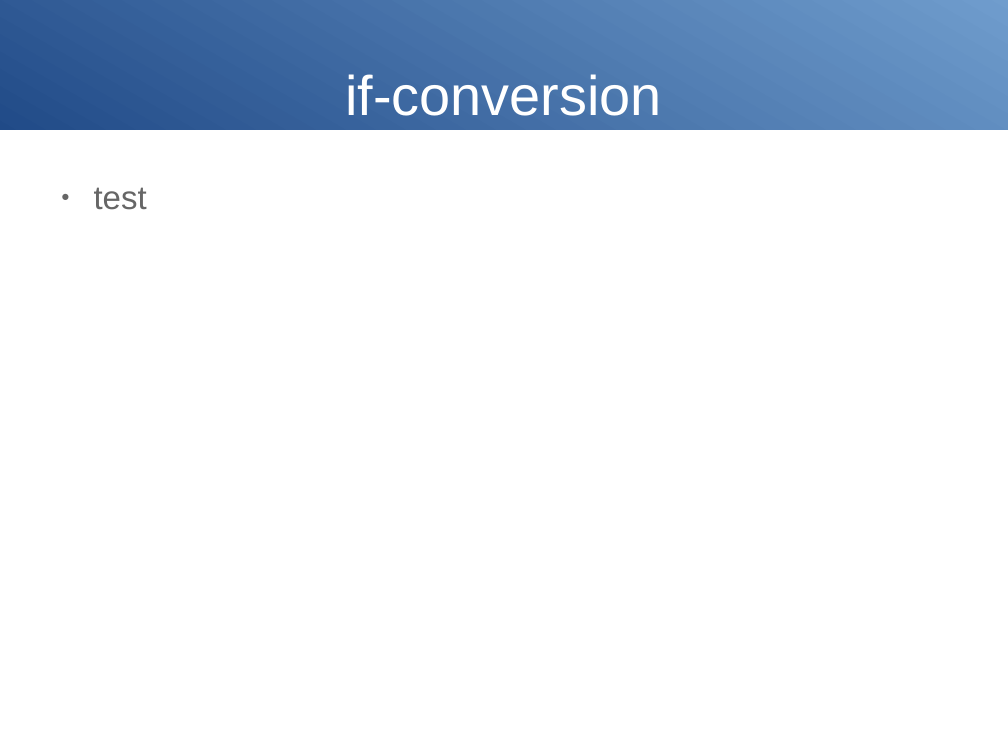
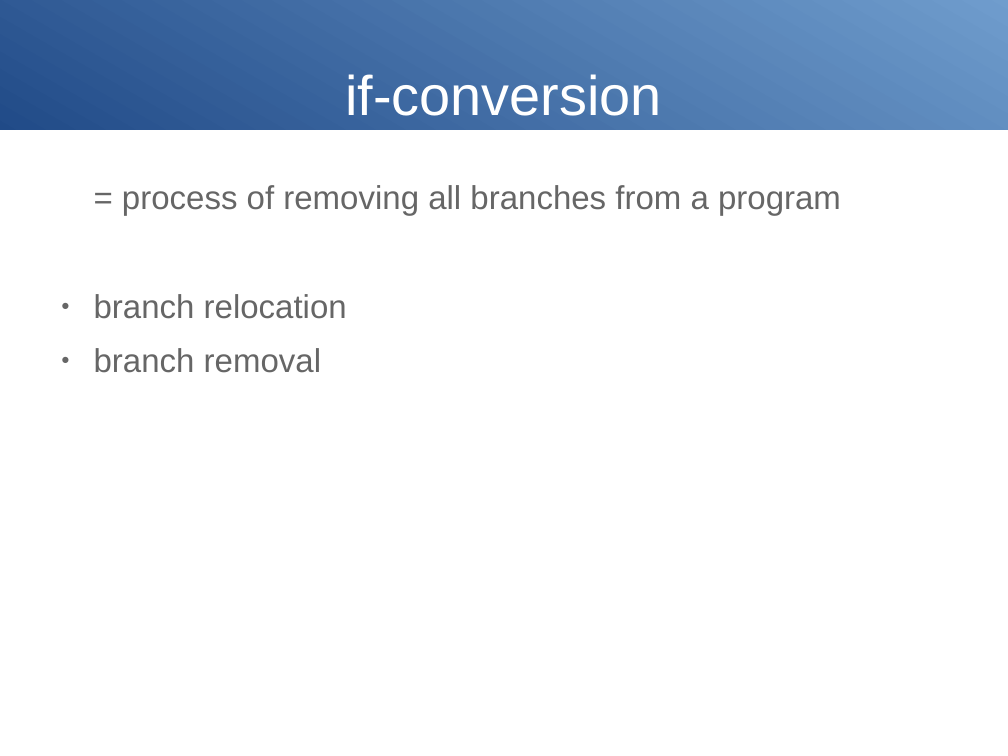
Before and after one commit to poncovka/vype-compiler, a slide deck: slide 2 of presentation/presentation.odp. Drawn at 1008x756 pixels with LibreOffice and Linux fonts; fonts in the diff are those of the drawing. Boxes give left, top, right and bottom in pixels: in the first picture for what was removed or moved away, otherwise in the second. Text is boxed around its words. In the diff, an @@ line names an element or a change of style, - is before the commit and + after.

Commit message:
Presentation: changes

```diff
--- a/presentation/presentation.odp
+++ b/presentation/presentation.odp
@@ text at [94,185,841,373]: text changed @@
-● test
+= process of removing all branches from a program
+● branch relocation
+● branch removal
```
Also in this commit, not shown: 1 other slide changed, 1 slide added, 1 slide removed.
